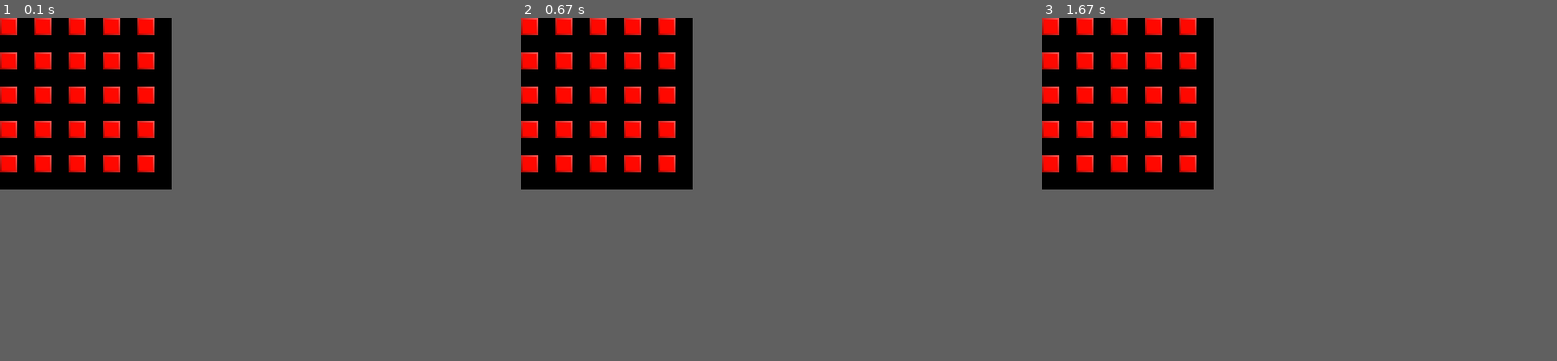
Above: before the commit, frames 1-3 (left to right).
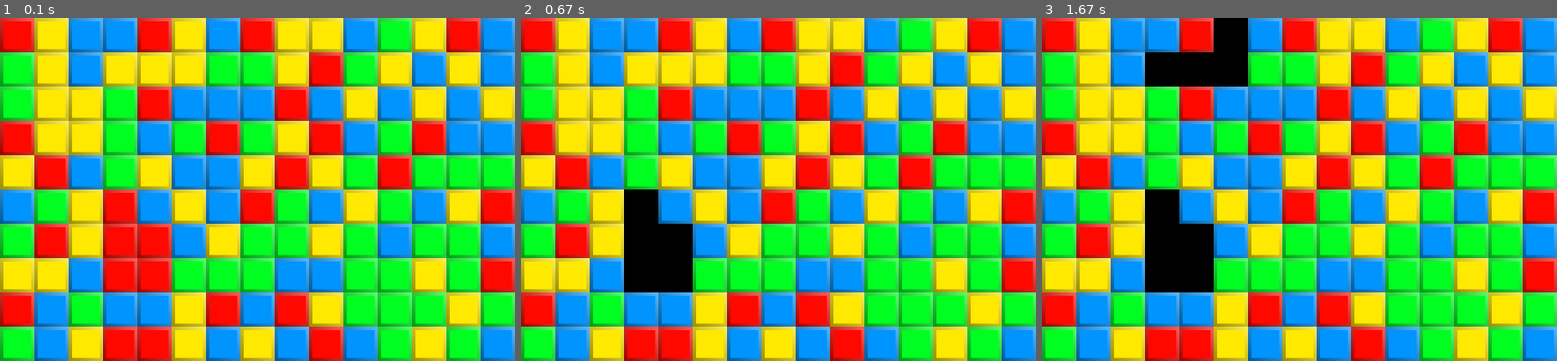
Above: after the commit, the same moments.

Repository: jdCarew/LD31
Game: pygame game, started from LD31.py
Two runs of this game, one before a commit and one after it. Both use one fixed random seed, a clock stepped at 60 frames per second and the inputs below.
Inputs (mouse positions are in pixels of both pictures, inside the frame that each line leads up to):
- Up to frame 1 (0.1 s): no input
- Up to frame 2 (0.67 s): press the mouse at (778, 210) at 0.37 s; move the mouse to (716, 203) at 0.47 s; release the mouse at (654, 192) at 0.6 s
- Up to frame 3 (1.67 s): click (1139, 271) at 0.72 s; click (1165, 62) at 1.05 s
In our replay, the window is 200x200 before the commit and 600x400 after it. These sizes can differ from the game's own. Grey fills any space a smaller window leaves; there, only what the larger window draws over its background counts as a difference.

The runs differ from the first frame. In frame 1, 84% of the frame differs, in the area x 0-100%, y 0-100%; in frame 2, 84%; in frame 3, 83%.

Commit message:
Wheres the mountain dew? The art is mostly done. 4 Colors for now. todo: gravity, maybe improve the click algo customizablity? diff sizes, colors? set seed?

Diff:
--- a/LD31.py
+++ b/LD31.py
@@ -5,27 +5,64 @@
 print ("By: jdCarew")
 print ("Ludum Dare 31")
 ##no it aint
-size = width, height= 200,200
+size = width, height= 600,400
 black=0,0,0
 square_width=40
-colors=["red2.bmp"]
-colorcount=len(colors)
+images=["red2.bmp", "blue.bmp", "green.bmp", "yellow.bmp"]
+for index, col in enumerate(images):
+    images[index]=pygame.image.load(col)
+imagescount=len(images)
+maxx=int(width/square_width)
+maxy=int(height/square_width)
+board=[[] for i in range(maxx)]
+squares=[[] for i in range(maxx)]
+for r in range(maxx):
+    for c in range(int(height/square_width)):
+        board[r].append(random.randint(1,imagescount))#0 reserve for empty
 screen=pygame.display.set_mode(size)
-board=[[] for i in range(int(width/square_width))]
-for index in range(len(board)):
-    for c in range(int(height/square_width)):
-        board[index].append(random.randint(1,colorcount))#0 reserve for empty
-red=pygame.image.load("red2.bmp")
-rect=pygame.Rect(0,0,square_width,square_width)
-images=[pygame.image.load(j) for j in colors]
 
+def count_similar(x,y,b):
+    result=1
+    c=b[x][y]
+    b[x][y]=-1
+    if x<maxx-1 and b[x+1][y]==c:
+        result+=count_similar(x+1,y,b)
+    if x> 0 and b[x-1][y]==c:
+        result+=count_similar(x-1,y,b)
+    if y<maxy-1 and b[x][y+1]==c:
+        result+=count_similar(x,y+1,b)
+    if y> 0 and b[x][y-1]==c:
+        result+=count_similar(x,y-1,b)
+
+    return result
+
+def check_click(x,y):
+    if board[x][y] > 0:
+        c=board[x][y]
+        result=count_similar(x,y,board)
+        if result>=3:
+            for i, row in enumerate(board):
+                for j, item in enumerate(row):
+                    if board[i][j]== -1:
+                        board[i][j] = 0
+        else:
+            for i, row in enumerate(board):
+                for j, item in enumerate(row):
+                    if board[i][j]==-1:
+                        board[i][j] = c
 
 while 1:
     for event in pygame.event.get():
-        if event.type == pygame.QUIT: sys.exit()
+        if event.type == pygame.QUIT:
+            sys.exit()
+        if event.type == pygame.MOUSEBUTTONUP:
+            pos = pygame.mouse.get_pos()
+            check_click(int(pos[0]/40),int(pos[1]/40))
+            screen.fill(black)
+
     for r, row in enumerate(board):
         for c, item in enumerate(row):
-            screen.blit(images[item-1],pygame.Rect(square_width*c,square_width*r,10,10))
-    ##screen.fill(black)
+            if item>=1:
+                screen.blit(images[item-1],pygame.Rect(square_width*r,square_width*c,10,10))
 
     pygame.display.flip()
Binary file removed: ball.gif
Binary file added: blue.bmp
Binary file added: green.bmp
Binary file changed: red2.bmp
Binary file added: yellow.bmp
